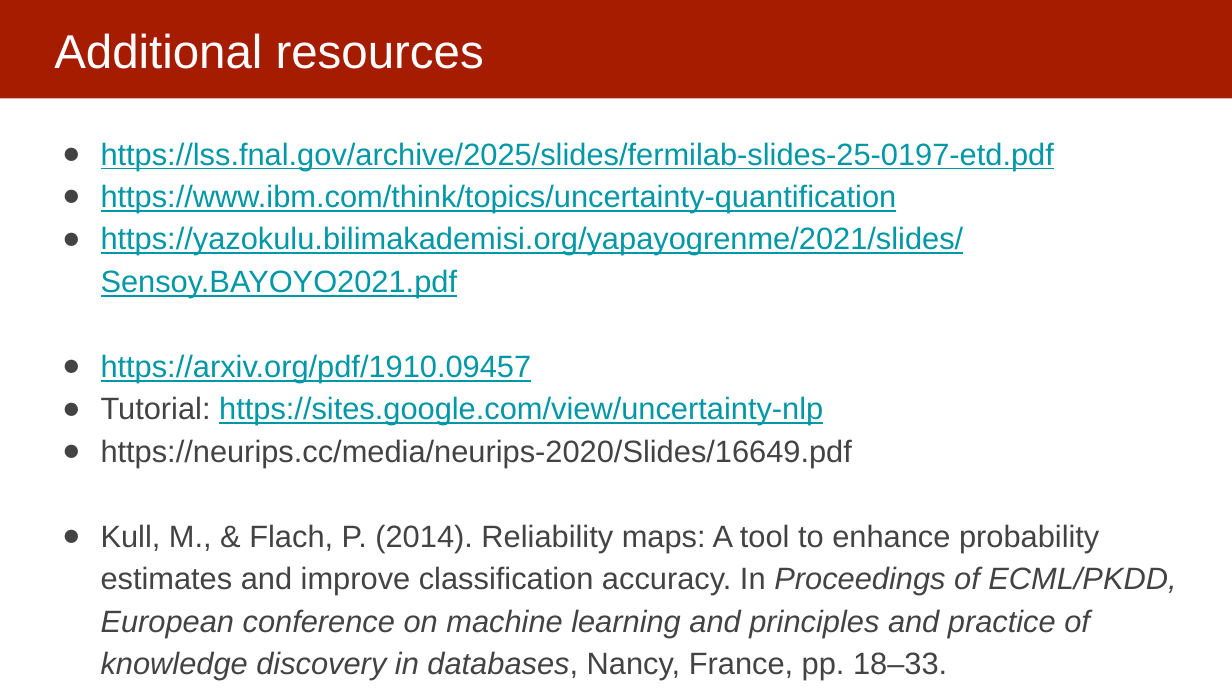
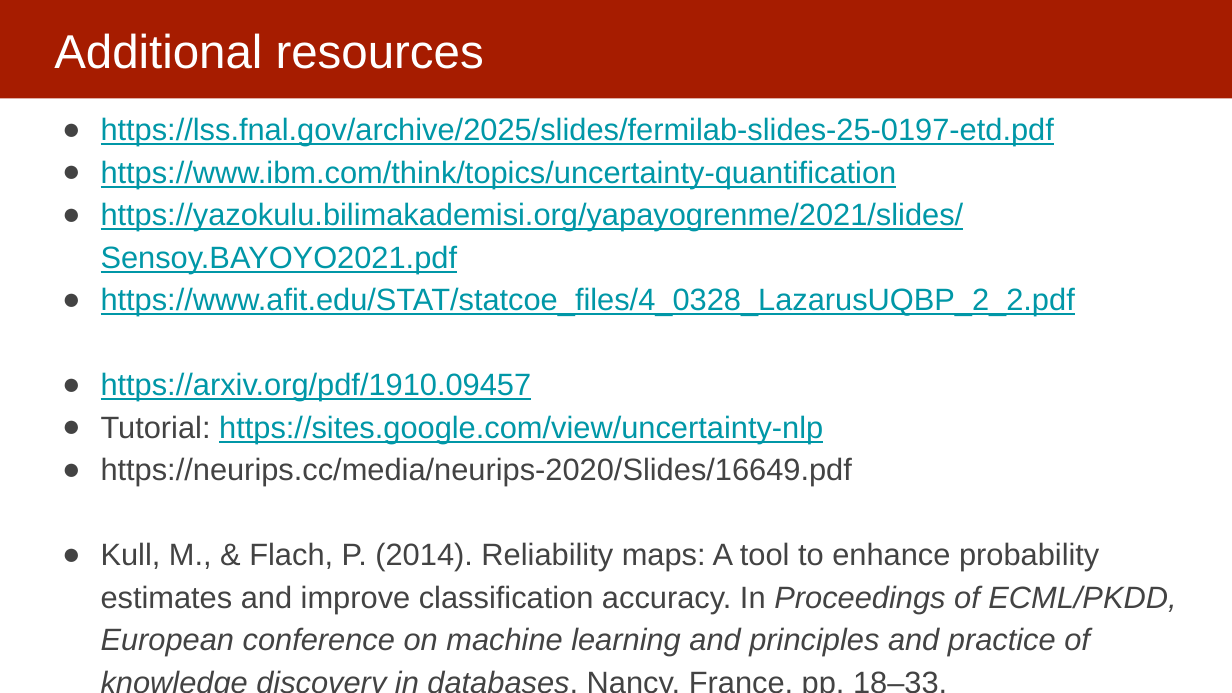
Before and after one commit to dssg/MLinPractice, a slide deck: slide 23 of Lectures/UncertaintyQuantification .pptx. Drawn at 1232x693 pixels with LibreOffice and Linux fonts; fonts in the diff are those of the drawing. Boxes give left, top, right and bottom in pixels: in the first picture for what was removed or moved away, otherwise in the second. Text is boxed around its words. In the diff, an @@ line names an element or a change of style, - is before the commit and + after.

```diff
--- a/Lectures/UncertaintyQuantification .pptx
+++ b/Lectures/UncertaintyQuantification .pptx
@@ text "https://lss.fnal.gov/archive/2025/slides/fermilab-slides-25- ...": place and size @@
-text "https://lss.fnal.gov/archive/2025/slides/fermilab-slides-25- ..." at box(101, 142, 1176, 680)
+text "https://lss.fnal.gov/archive/2025/slides/fermilab-slides-25- ..." at box(101, 117, 1176, 656)
@@ text at box(101, 287, 1075, 316): paragraph added @@
+● https://www.afit.edu/STAT/statcoe_files/4_0328_LazarusUQBP_2_2.pdf
```
Also in this commit, not shown: 1 other file.
